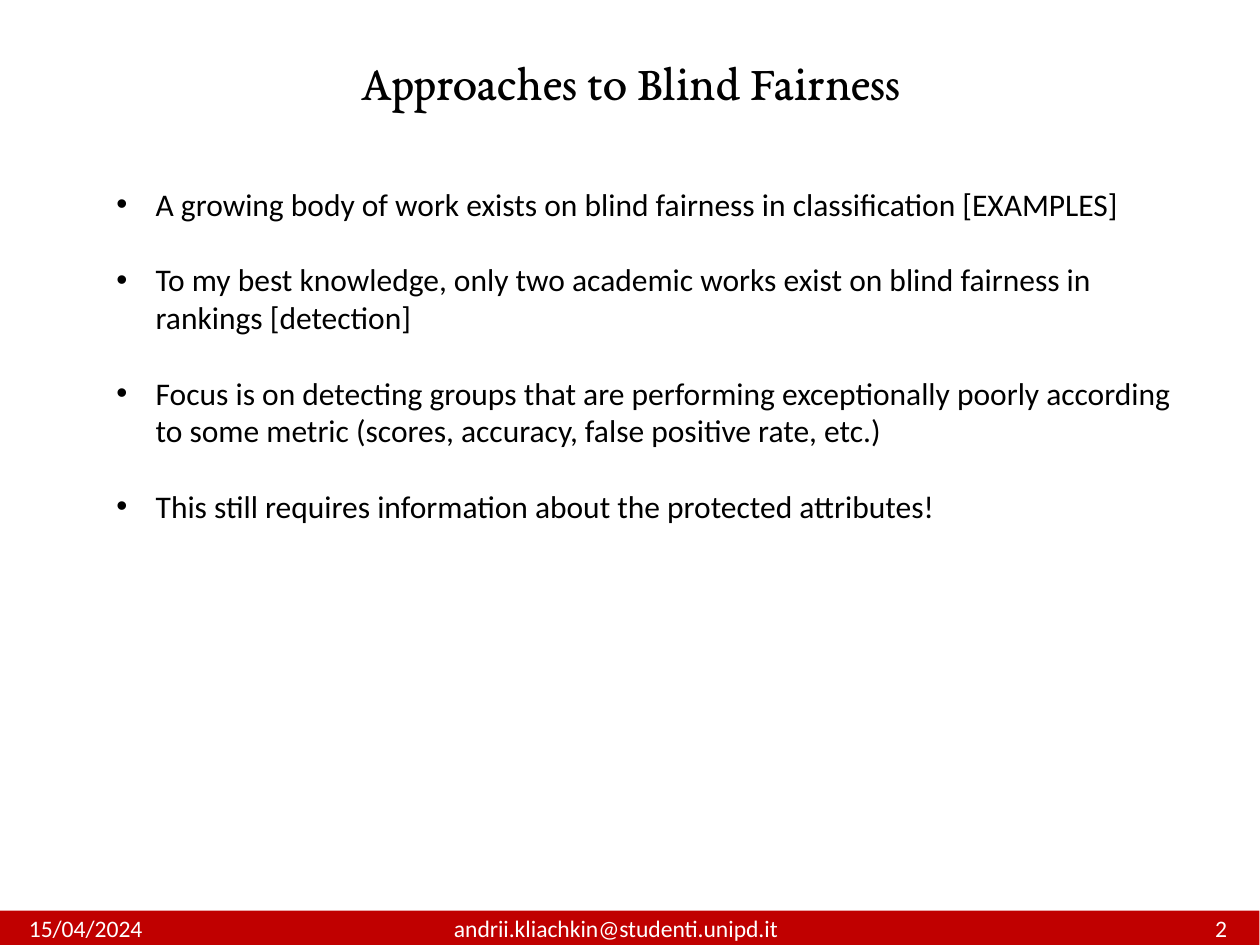
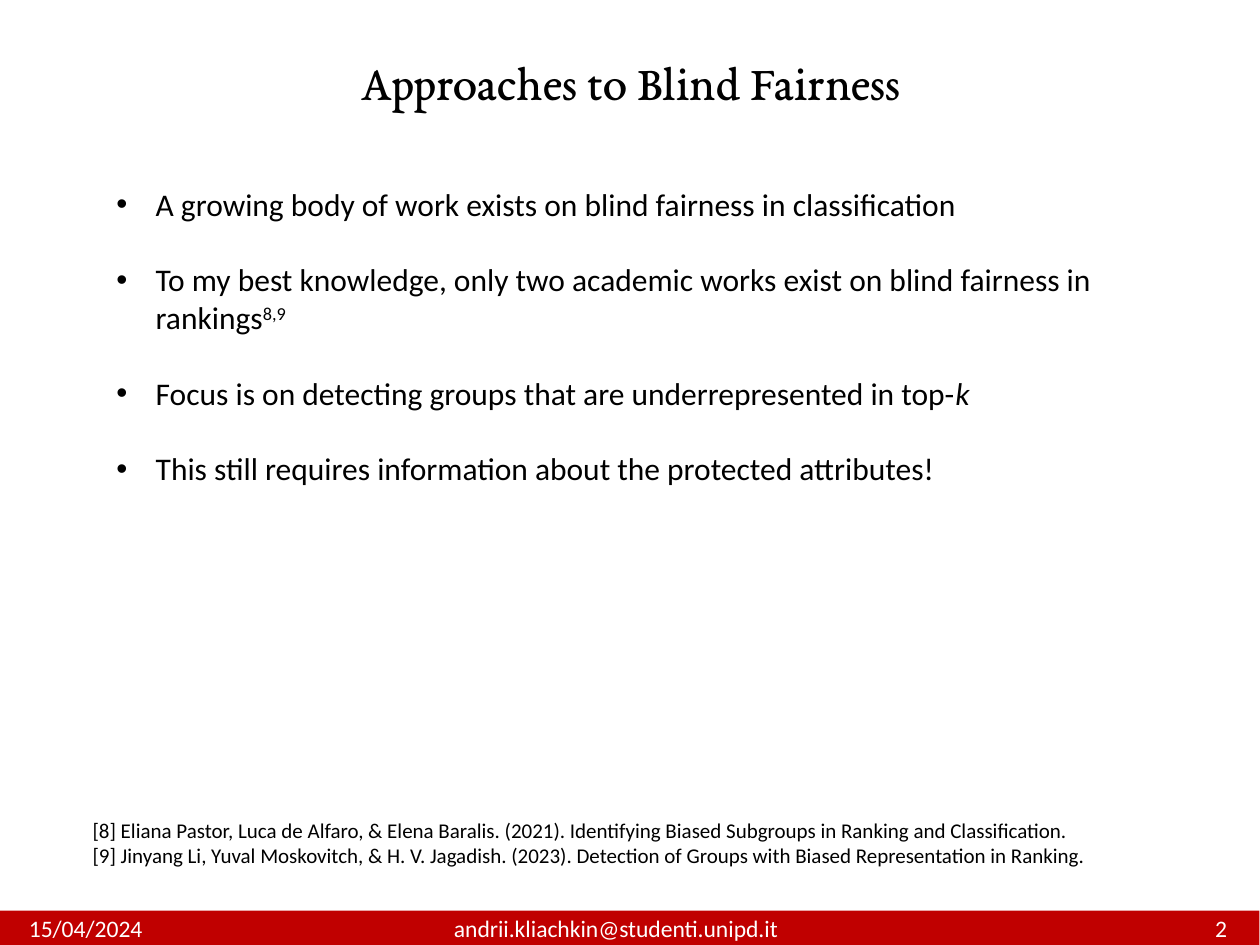
Before and after one commit to andrewklayk/unipd_thesis, a slide deck: slide 13 of AndriiKliachkin.pptx (slide 16 before the commit). Drawn at 1260x945 pixels with LibreOffice and Linux fonts; fonts in the diff are those of the drawing. Boxes give left, top, right and bottom in pixels: in the first picture for what was removed or moved away, otherwise in the second. Text is boxed around its words. In the diff, an @@ line names an element or a change of style, - is before the commit and + after.

```diff
--- a/AndriiKliachkin.pptx
+++ b/AndriiKliachkin.pptx
@@ text at (156,194,1091,411): text changed @@
-• A growing body of work exists on blind fairness in classification [EXAMPLES]
-• To my best knowledge, only two academic works exist on blind fairness in rankings [detection]
-• Focus is on detecting groups that are performing exceptionally poorly according to some metric (scores, accuracy, false positive rate, etc.)
+• A growing body of work exists on blind fairness in classification
+• To my best knowledge, only two academic works exist on blind fairness in rankings8,9
+• Focus is on detecting groups that are underrepresented in top-k
@@ text added at (93,823,1084,867), 12 pt, text #000000 @@
+[8] Eliana Pastor, Luca de Alfaro, & Elena Baralis. (2021). Identifying Biased Subgroups in Ranking and Classification.
+[9] Jinyang Li, Yuval Moskovitch, & H. V. Jagadish. (2023). Detection of Groups with Biased Representation in Ranking.
```
Also in this commit, not shown: 20 other slides changed, 7 slides added, 4 slides removed, 9 other files.
